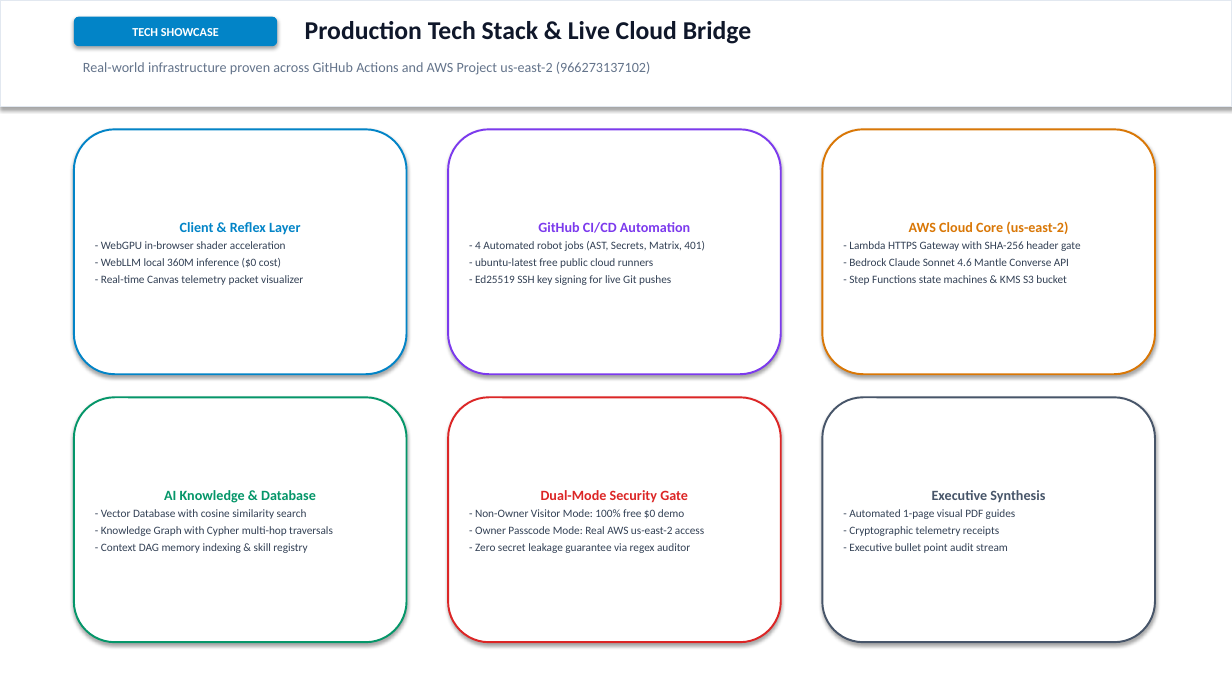
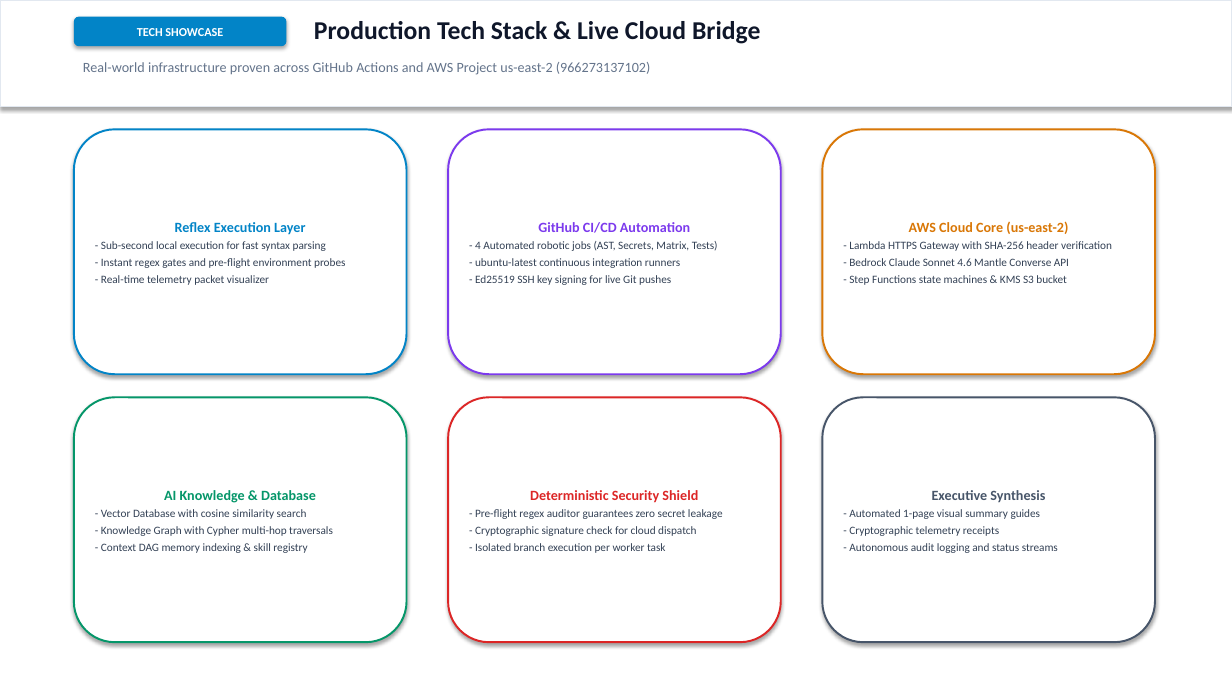
Before and after one commit to cosmosanalytics/uat-copilot-local, a slide deck: slide 9 of AI_Journey_Single_Agent_to_Ambient_Enterprise.pptx. Drawn at 1232x693 pixels with LibreOffice and Linux fonts; fonts in the diff are those of the drawing. Boxes give left, top, right and bottom in pixels: in the first picture for what was removed or moved away, otherwise in the second. Text is boxed around its words. In the diff, an @@ line names an element or a change of style, - is before the commit and + after.

Commit message:
refactor: Update presentation to focus purely on Worker to AI Factory, remove S&OP, finance, and zero-cost claims

```diff
--- a/AI_Journey_Single_Agent_to_Ambient_Enterprise.pptx
+++ b/AI_Journey_Single_Agent_to_Ambient_Enterprise.pptx
@@ rounded rectangle "TECH SHOWCASE": place and size @@
-rounded rectangle "TECH SHOWCASE" at [74,17,277,46]
+rounded rectangle "TECH SHOWCASE" at [74,17,287,46]
@@ text "Production Tech Stack & Live ...": place and size @@
-text "Production Tech Stack & Live ..." at [305,21,751,44]
+text "Production Tech Stack & Live ..." at [314,21,760,44]
@@ text in rounded rectangle at [101,222,345,285]: text changed @@
-Client & Reflex Layer
-- WebGPU in-browser shader acceleration
-- WebLLM local 360M inference ($0 cost)
-- Real-time Canvas telemetry packet visualizer
+Reflex Execution Layer
+- Sub-second local execution for fast syntax parsing
+- Instant regex gates and pre-flight environment probes
+- Real-time telemetry packet visualizer
@@ text in rounded rectangle at [475,241,718,285]: text changed @@
-- 4 Automated robot jobs (AST, Secrets, Matrix, 401)
-- ubuntu-latest free public cloud runners
-- Ed25519 SSH key signing for live Git pushes
+- 4 Automated robotic jobs (AST, Secrets, Matrix, Tests)
+- ubuntu-latest continuous integration runners
+- Ed25519 SSH key signing for live Git pushes
@@ text in rounded rectangle at [849,241,1112,285]: text changed @@
-- Lambda HTTPS Gateway with SHA-256 header gate
-- Bedrock Claude Sonnet 4.6 Mantle Converse API
-- Step Functions state machines & KMS S3 bucket
+- Lambda HTTPS Gateway with SHA-256 header verification
+- Bedrock Claude Sonnet 4.6 Mantle Converse API
+- Step Functions state machines & KMS S3 bucket
@@ text in rounded rectangle at [475,490,723,553]: text changed @@
-Dual-Mode Security Gate
-- Non-Owner Visitor Mode: 100% free $0 demo
-- Owner Passcode Mode: Real AWS us-east-2 access
-- Zero secret leakage guarantee via regex auditor
+Deterministic Security Shield
+- Pre-flight regex auditor guarantees zero secret leakage
+- Cryptographic signature check for cloud dispatch
+- Isolated branch execution per worker task
@@ text in rounded rectangle at [849,509,1058,553]: text changed @@
-- Automated 1-page visual PDF guides
-- Cryptographic telemetry receipts
-- Executive bullet point audit stream
+- Automated 1-page visual summary guides
+- Cryptographic telemetry receipts
+- Autonomous audit logging and status streams
```
Also in this commit, not shown: 8 other slides changed, 1 slide added, 1 slide removed, 6 other files.
